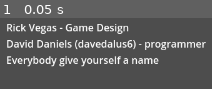
Above: before the commit, frame 1.
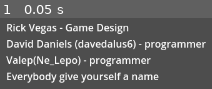
Above: after the commit, the same moment.

Repository: Firewheelstudio/Glitch-Maze-Escape
Game: Godot game, scene res://Scenes/credit_screen.tscn
The game is run twice, just before and just after one commit, with the same random seed, the same clock (stepped at 60 frames per second) and the same inputs. This scene is started directly instead of the project's main scene.
Inputs:
- Up to frame 1 (0.05 s): no input

The runs differ from the first frame. In frame 1, 9.1% of the frame differs, in the area x 2-75%, y 53-92%.

Commit message:
Checpoints works
added checpoints

Diff:
--- /dev/null
+++ b/boundaries/Scenes/checpointmanager.tscn
@@ -0,0 +1,6 @@
+[gd_scene load_steps=2 format=3 uid="uid://jlh8eydg68jj"]
+
+[ext_resource type="Script" path="res://Scripts/checpointmanager.gd" id="1_7e5h3"]
+
+[node name="checpointmanager" type="Node2D"]
+script = ExtResource("1_7e5h3")
--- a/boundaries/Scenes/credit_screen.tscn
+++ b/boundaries/Scenes/credit_screen.tscn
@@ -12,6 +12,7 @@
 offset_bottom = 204.0
 text = "Rick Vegas - Game Design
 David Daniels (davedalus6) - programmer
+Valep(Ne_Lepo) - programmer
 Everybody give yourself a name"
 
 [node name="BackButton" type="Button" parent="."]
--- a/boundaries/Scenes/level_1.tscn
+++ b/boundaries/Scenes/level_1.tscn
@@ -17,6 +17,8 @@
 [ext_resource type="PackedScene" uid="uid://bd5tjg5qc7d6f" path="res://Scenes/room_entrance_detector.tscn" id="15_tt7di"]
 [ext_resource type="Texture2D" uid="uid://dm3i1e0qgy124" path="res://sprites and tiles/Alarm_overlay.png" id="16_sq6th"]
 [ext_resource type="Script" path="res://Scripts/AlarmOverlay.gd" id="17_02bne"]
+[ext_resource type="PackedScene" uid="uid://bcve2gss22sxo" path="res://Scenes/lose_screen.tscn" id="18_tctfj"]
+[ext_resource type="PackedScene" uid="uid://jlh8eydg68jj" path="res://Scenes/checpointmanager.tscn" id="19_0al73"]
 
 [sub_resource type="AtlasTexture" id="AtlasTexture_yen1x"]
 atlas = ExtResource("14_vn21h")
@@ -152,6 +154,9 @@
 "name": &"default",
 "speed": 12.0
 }]
+
+[sub_resource type="CircleShape2D" id="CircleShape2D_gnoh0"]
+radius = 328.956
 
 [node name="level1" type="Node2D"]
 script = ExtResource("1_5nwrf")
@@ -201,6 +206,27 @@
 offset_bottom = 1093.0
 theme_override_font_sizes/font_size = 40
 
+[node name="Label3" type="Label" parent="playernode/Camera2D/CanvasLayer"]
+offset_left = 309.0
+offset_top = 136.0
+offset_right = 349.0
+offset_bottom = 159.0
+text = "You lost. Now you'll never find \"Freedom\""
+
+[node name="end_button" type="Button" parent="playernode/Camera2D/CanvasLayer"]
+offset_left = 477.0
+offset_top = 218.0
+offset_right = 565.0
+offset_bottom = 249.0
+text = "end"
+
+[node name="level_select_button" type="Button" parent="playernode/Camera2D/CanvasLayer"]
+offset_left = 408.0
+offset_top = 273.0
+offset_right = 502.0
+offset_bottom = 304.0
+text = "level select"
+
 [node name="winnodwchecker" parent="." instance=ExtResource("7_31rjf")]
 
 [node name="vertical_patrolling_enemy3" parent="." instance=ExtResource("8_cxidv")]
@@ -308,7 +334,32 @@
 wait_time = 2.0
 autostart = false
 
+[node name="lose_screen" parent="." instance=ExtResource("18_tctfj")]
+
+[node name="checpoints" type="Node2D" parent="."]
+
+[node name="checpointmanager" parent="checpoints" instance=ExtResource("19_0al73")]
+visible = false
+
+[node name="checkpoint1" type="Marker2D" parent="checpoints"]
+position = Vector2(1297, 602)
+
+[node name="Area2D" type="Area2D" parent="checpoints/checkpoint1"]
+
+[node name="CollisionShape2D" type="CollisionShape2D" parent="checpoints/checkpoint1/Area2D"]
+shape = SubResource("CircleShape2D_gnoh0")
+
+[node name="checkpoint2" type="Marker2D" parent="checpoints"]
+position = Vector2(6627, -634)
+
+[node name="checpointarea2" type="Area2D" parent="checpoints/checkpoint2"]
+
+[node name="CollisionShape2D" type="CollisionShape2D" parent="checpoints/checkpoint2/checpointarea2"]
+shape = SubResource("CircleShape2D_gnoh0")
+
 [connection signal="button_down" from="playernode/Camera2D/CanvasLayer/Button" to="playernode/Camera2D/CanvasLayer" method="_on_button_button_down"]
+[connection signal="button_down" from="playernode/Camera2D/CanvasLayer/end_button" to="lose_screen" method="_on_end_button_button_down"]
+[connection signal="button_down" from="playernode/Camera2D/CanvasLayer/level_select_button" to="lose_screen" method="_on_level_select_button_button_down"]
 [connection signal="player_captured" from="vertical_patrolling_enemy3" to="playernode" method="_on_vertical_patrolling_enemy_player_captured"]
 [connection signal="player_captured" from="vertical_patrolling_enemy" to="playernode" method="_on_vertical_patrolling_enemy_player_captured"]
 [connection signal="player_captured" from="horizontal_patrolling_enemy2" to="playernode" method="_on_horizontal_patrolling_enemy_2_player_captured"]
@@ -325,3 +376,5 @@
 [connection signal="body_entered" from="room_entrance_detector2" to="AlarmOverlay2" method="_on_room_entrance_detector_2_body_entered"]
 [connection signal="body_entered" from="room_entrance_detector2" to="AlarmOverlay2/Timer" method="_on_room_entrance_detector_2_body_entered"]
 [connection signal="timeout" from="AlarmOverlay2/Timer" to="AlarmOverlay2" method="_on_timer_timeout"]
+[connection signal="body_entered" from="checpoints/checkpoint1/Area2D" to="checpoints/checpointmanager" method="_on_area_2d_body_entered"]
+[connection signal="body_entered" from="checpoints/checkpoint2/checpointarea2" to="checpoints/checpointmanager" method="_on_checpointarea_2_body_entered"]
--- a/boundaries/Scenes/lose_screen.tscn
+++ b/boundaries/Scenes/lose_screen.tscn
@@ -10,30 +10,3 @@
 grow_horizontal = 2
 grow_vertical = 2
 script = ExtResource("1_lvxlp")
-
-[node name="Label" type="Label" parent="."]
-layout_mode = 0
-offset_left = 309.0
-offset_top = 136.0
-offset_right = 349.0
-offset_bottom = 159.0
-text = "You lost. Now you'll never find \"Freedom\""
-
-[node name="end_button" type="Button" parent="."]
-layout_mode = 0
-offset_left = 477.0
-offset_top = 218.0
-offset_right = 565.0
-offset_bottom = 249.0
-text = "end"
-
-[node name="level_select_button" type="Button" parent="."]
-layout_mode = 0
-offset_left = 408.0
-offset_top = 273.0
-offset_right = 502.0
-offset_bottom = 304.0
-text = "level select"
-
-[connection signal="pressed" from="end_button" to="." method="_on_end_button_pressed"]
-[connection signal="pressed" from="level_select_button" to="." method="_on_level_select_button_pressed"]
--- /dev/null
+++ b/boundaries/Scripts/checpointmanager.gd
@@ -0,0 +1,15 @@
+extends Node2D
+
+@export var checpoints = []
+@onready var plr = $"../../playernode"
+
+func _on_area_2d_body_entered(body):
+	if body.name == "playernode":
+		plr.placetorespawn = $"../checkpoint1".global_position
+		$"../checkpoint1/Area2D/CollisionShape2D".disabled = true
+
+
+func _on_checpointarea_2_body_entered(body):
+	if body.name == "playernode":
+		plr.placetorespawn = $"../checkpoint2".global_position
+		$"../checkpoint2/checpointarea2/CollisionShape2D".disabled = true
--- a/boundaries/Scripts/lose_screen.gd
+++ b/boundaries/Scripts/lose_screen.gd
@@ -11,13 +11,8 @@
 	pass
 
 
-func _on_retry_button_pressed():
-	get_tree().change_scene_to_file("res://Scenes/start_menu.tscn") # Replace with function body.
+func _on_end_button_button_down():
+	$"../playernode".respawn()
 
-
-func _on_end_button_pressed():
-	get_tree().quit() # Replace with function body.
-
-
-func _on_level_select_button_pressed():
+func _on_level_select_button_button_down():
 	get_tree().change_scene_to_file("res://Scenes/level_select.tscn") # Replace with function body.
--- a/boundaries/Scripts/player.gd
+++ b/boundaries/Scripts/player.gd
@@ -2,7 +2,13 @@
 var speed = 800
 var accel = 1500
 var canmove = false
+var plr = preload("res://Scenes/player.tscn")
 
+var placetorespawn  #it contains coords of current checpoint
+func _ready():
+	$Camera2D/CanvasLayer/Label3.hide()
+	$Camera2D/CanvasLayer/end_button.hide()
+	$Camera2D/CanvasLayer/level_select_button.hide()
 func _process(delta):
 	var x_axis = Input.get_axis("move_left", "move_right")
 	var y_axis = Input.get_axis("move_up", "move_down")
@@ -44,20 +50,33 @@
 
 # signals from enemies to tell player they've lost
 func _on_enemy_node_captured_player():
-	get_tree().change_scene_to_file("res://Scenes/lose_screen.tscn") # Replace with function body.
+	death()
 func _on_vertical_patrolling_enemy_player_captured():
-	get_tree().change_scene_to_file("res://Scenes/lose_screen.tscn") # Replace with function body.
+	death()
 func _on_horizontal_patrolling_enemy_player_captured():
-	get_tree().change_scene_to_file("res://Scenes/lose_screen.tscn") # Replace with function body.
+	death()
 func _on_horizontal_patrolling_enemy_2_player_captured():
-		get_tree().change_scene_to_file("res://Scenes/lose_screen.tscn") # Replace with function body.
+	death()
 func _on_horizontal_patrolling_enemy_3_player_captured():
-	get_tree().change_scene_to_file("res://Scenes/lose_screen.tscn") # Replace with function body.
+	death()
 func _on_vertical_patrolling_enemy_2_player_captured():
-	get_tree().change_scene_to_file("res://Scenes/lose_screen.tscn") # Replace with function body.
+	death()
 func _on_vertical_patrolling_enemy_4_player_captured():
-	get_tree().change_scene_to_file("res://Scenes/lose_screen.tscn") # Replace with function body.
+	death()
 func _on_vertical_patrolling_enemy_5_player_captured():
-	get_tree().change_scene_to_file("res://Scenes/lose_screen.tscn") # Replace with function body.
+	death()
 func _on_vertical_patrolling_enemy_6_player_captured():
-	get_tree().change_scene_to_file("res://Scenes/lose_screen.tscn") # Replace with function body.
+	death()
+func death():
+	canmove = false
+	$Camera2D/CanvasLayer/Label3.show()
+	$Camera2D/CanvasLayer/end_button.show()
+	$Camera2D/CanvasLayer/level_select_button.show()
+	$CollisionShape2D.disabled = true
+func respawn():
+	global_position = placetorespawn
+	$Camera2D/CanvasLayer/Label3.hide()
+	$Camera2D/CanvasLayer/end_button.hide()
+	$Camera2D/CanvasLayer/level_select_button.hide()
+	canmove = true
+	$CollisionShape2D.disabled = false
Not shown: 1 places in boundaries/Scenes/level_1.tscn that only renumber resources
